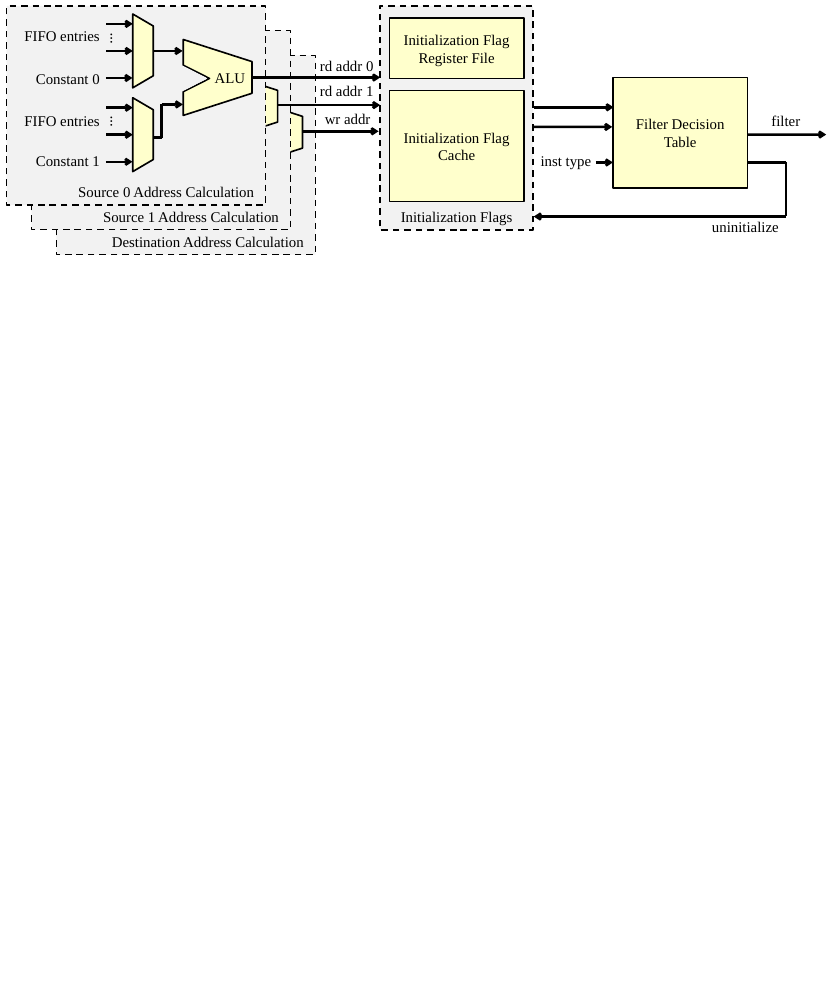
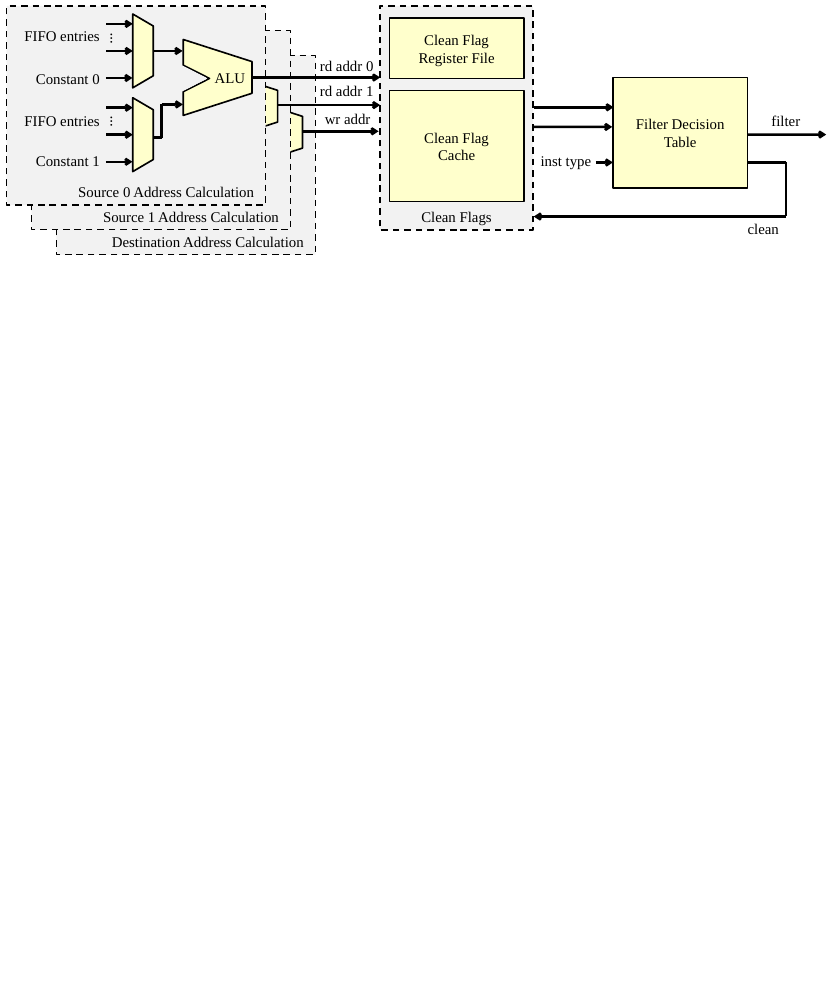
Before and after one commit to dl575/paper-monitoring_dift_drop, a slide deck: slide 1 of figs_src/diagrams-wide.pptx. Drawn at 830x1008 pixels with LibreOffice and Linux fonts; fonts in the diff are those of the drawing. Boxes give left, top, right and bottom in pixels: in the first picture for what was removed or moved away, otherwise in the second. Text is boxed around its words. In the diff, an @@ line names an element or a change of style, - is before the commit and + after.

```diff
--- a/figs_src/diagrams-wide.pptx
+++ b/figs_src/diagrams-wide.pptx
@@ text in rectangle at bbox=[419, 34, 495, 66]: text changed @@
-Initialization Flag Register File
+Clean Flag Register File
@@ text in rectangle at bbox=[424, 132, 488, 160]: text changed @@
-Initialization Flag Cache
+Clean Flag
+Cache
@@ text at bbox=[421, 211, 492, 225]: text changed @@
-Initialization Flags
+Clean Flags
@@ text at bbox=[748, 223, 779, 234]: text changed @@
-uninitialize
+clean
```
Also in this commit, not shown: 8 other files.
